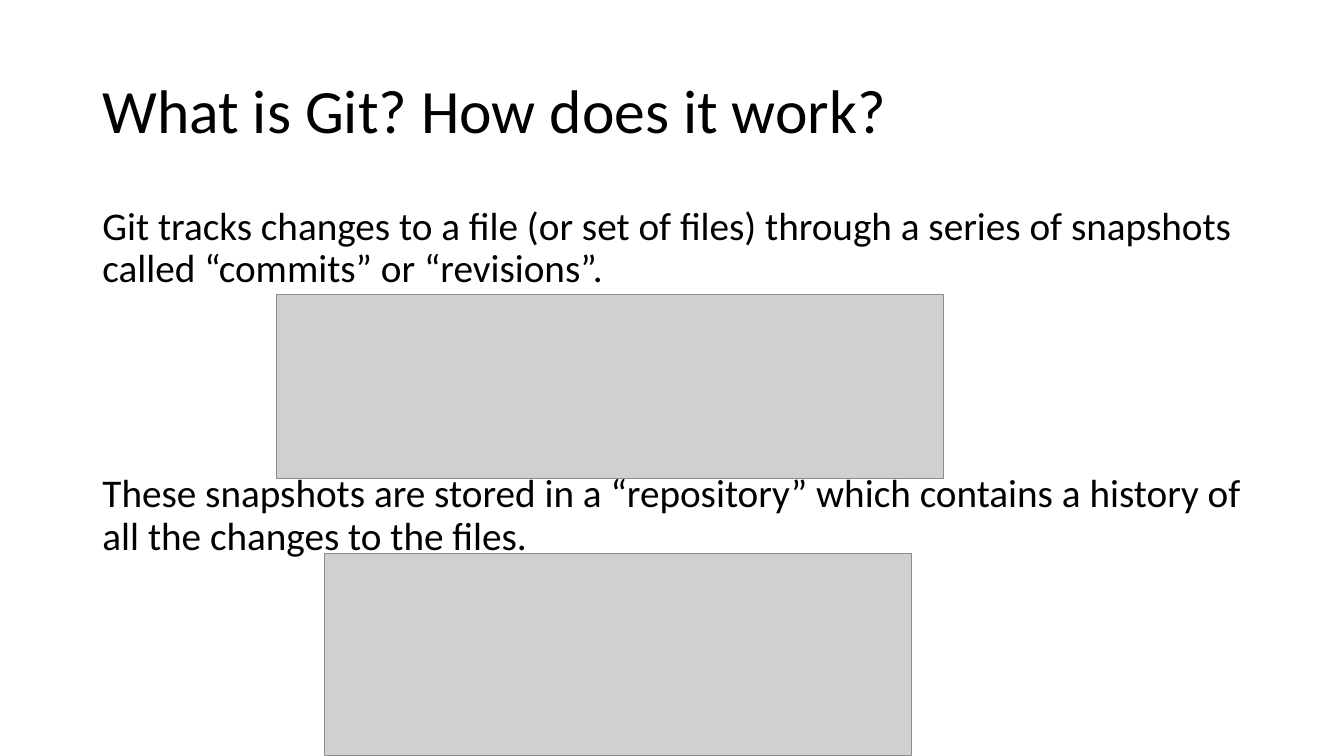
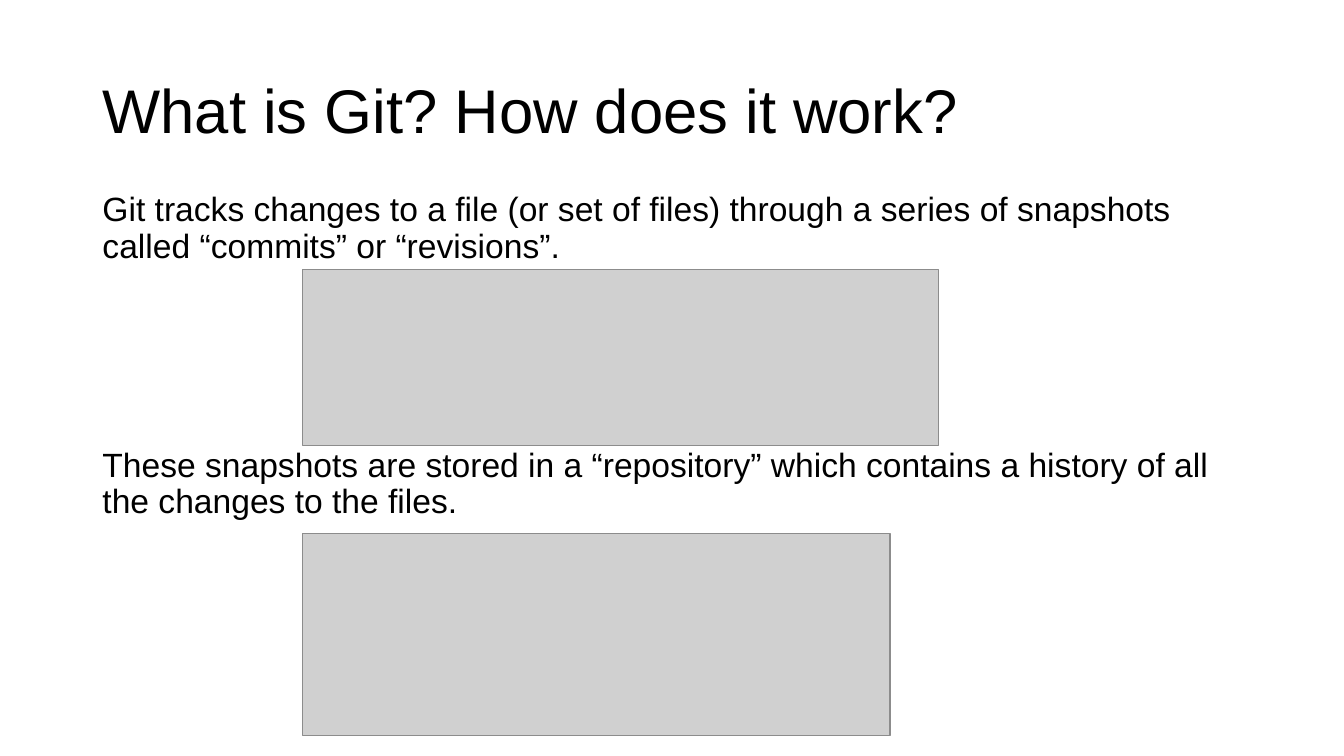
Before and after one commit to vibhaannaswamy/INP_Git_Intro_forked, a slide deck: slide 5 of slides/GitHubIntro_2021.pptx. Drawn at 1344x756 pixels with LibreOffice and Linux fonts; fonts in the diff are those of the drawing; grey boxes stand for pictures. Boxes give left, top, right and bottom in pixels: in the first picture for what was removed or moved away, otherwise in the second. Text is boxed around its words. In the diff, an @@ line names an element or a change of style, - is before the commit and + after.

```diff
--- a/slides/GitHubIntro_2021.pptx
+++ b/slides/GitHubIntro_2021.pptx
@@ title "What is Git? How does ..." at (102,88,957,134): font Calibri to Arial @@
@@ text "Git tracks changes to a ...": place and size @@
-text "Git tracks changes to a ..." at (102,211,1241,560)
+text "Git tracks changes to a ..." at (102,196,1208,520)
@@ text "Git tracks changes to a ..." at (102,196,1208,520): size 28 to 24 pt, font Calibri to Arial @@
@@ picture: place and size @@
-picture at (276,294,944,479)
+picture at (303,270,940,446)
@@ picture: place and size @@
-picture at (325,555,912,756)
+picture at (303,533,891,735)
```
Also in this commit, not shown: 20 other slides changed, 1 slide removed, 4 other files.
